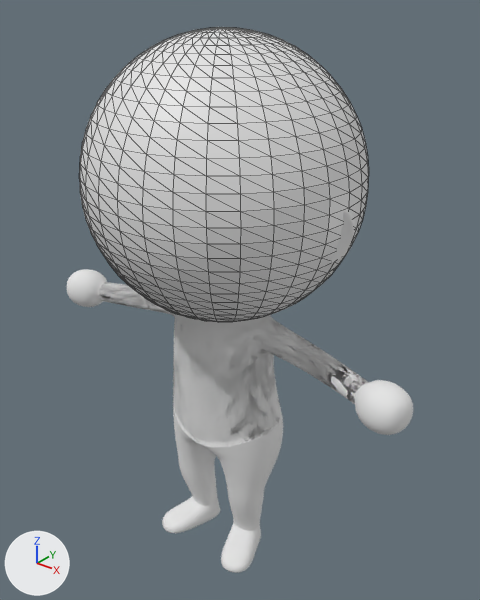
The glTF model public/models/avatar.glb: old version first, new version second.
The view is the same before and after, from a 50 mm lens placed at (2.33, -2.77, 3.52), pointed at (0.04, 0.09, 1.74). Every picture has the same lights, and +X, +Y and +Z are marked at lower left. Mesh edges are drawn as thin lines on the coarser meshes. Where no turn or scale is listed for an object, it has been applied to the vertices.

Objects in the first picture: 'Body', 'Ears', 'Feet', 'Hands', 'Pants', 'Sphere.001'.
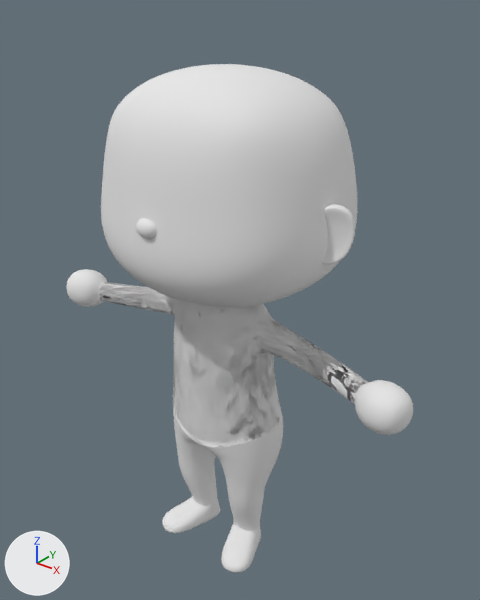
Location of each change, [x1, y1, x2, y2] in pixels of the pictures (480 x 600 px):
'Sphere.001', deleted: before [79, 27, 369, 322]
'Head', unchanged, uncovered by the edit: after [101, 64, 357, 307]

The edits, one by one:
Object 'Sphere.001' (ob_sphere_001) is deleted.
